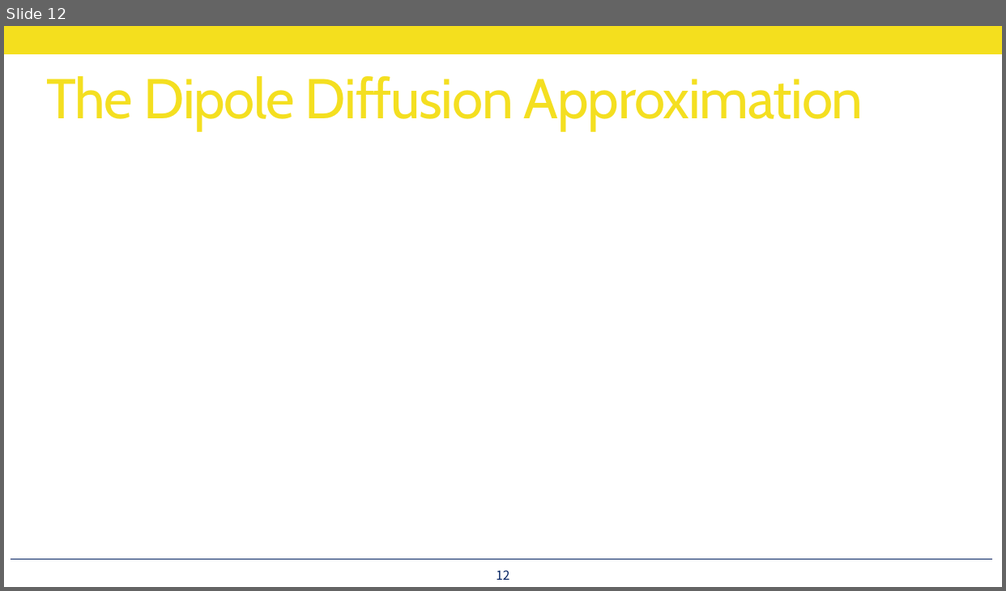
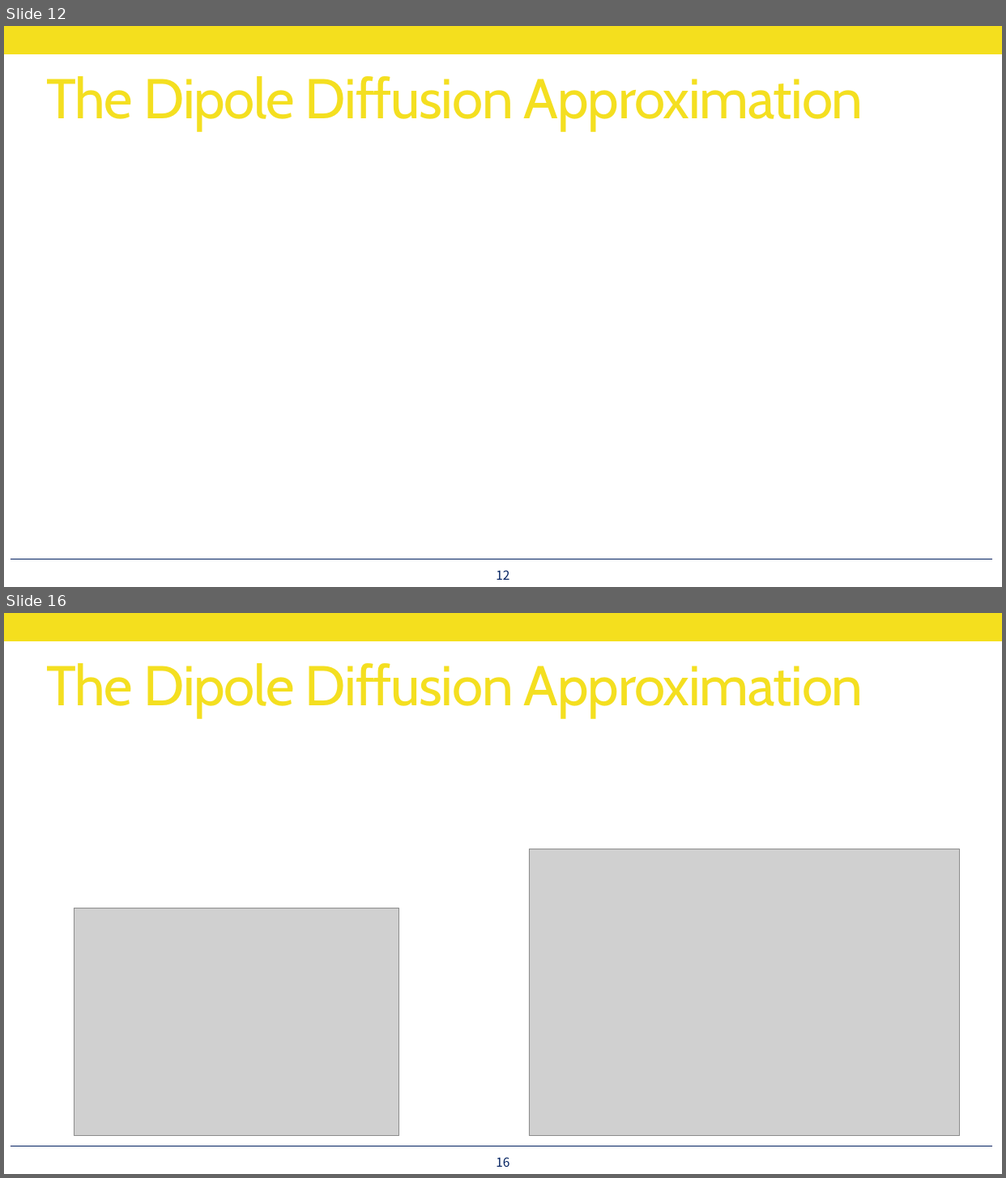
Before and after one commit to utilForever/PBRStudy, a slide deck: Physically Based Rendering - Chapter 16, Part 3.pptx. Shown one above the other, each under a label of ours: slide 12 before the commit, slides 12 and 16 after it; the slides between them are not shown. The pictures are 1006x591 and 1006x1178 pixels, drawn with LibreOffice and Linux fonts; fonts in the diff are those of the drawing; grey boxes stand for pictures. Boxes give left, top, right and bottom in pixels: in the first picture for what was removed or moved away, otherwise in the second. Text is boxed around its words. In the diff, an @@ line names an element or a change of style, - is before the commit and + after.

```diff
--- a/Physically Based Rendering - Chapter 16, Part 3.pptx
+++ b/Physically Based Rendering - Chapter 16, Part 3.pptx
@@ slide 16 added at (4,613,1002,1174), background #FFFFFF; not listed: 2 template elements that a slide beside it also shows @@
@@ title added at (46,663,863,718), 54 pt, text #F4DF1E @@
+The Dipole Diffusion Approximation
@@ picture added at (529,849,959,1136) @@
@@ picture added at (74,908,398,1136) @@
@@ page number added at (496,1157,509,1167), 12 pt, text #002060 @@
+16
```
Also in this commit, not shown: 6 other slides added.
